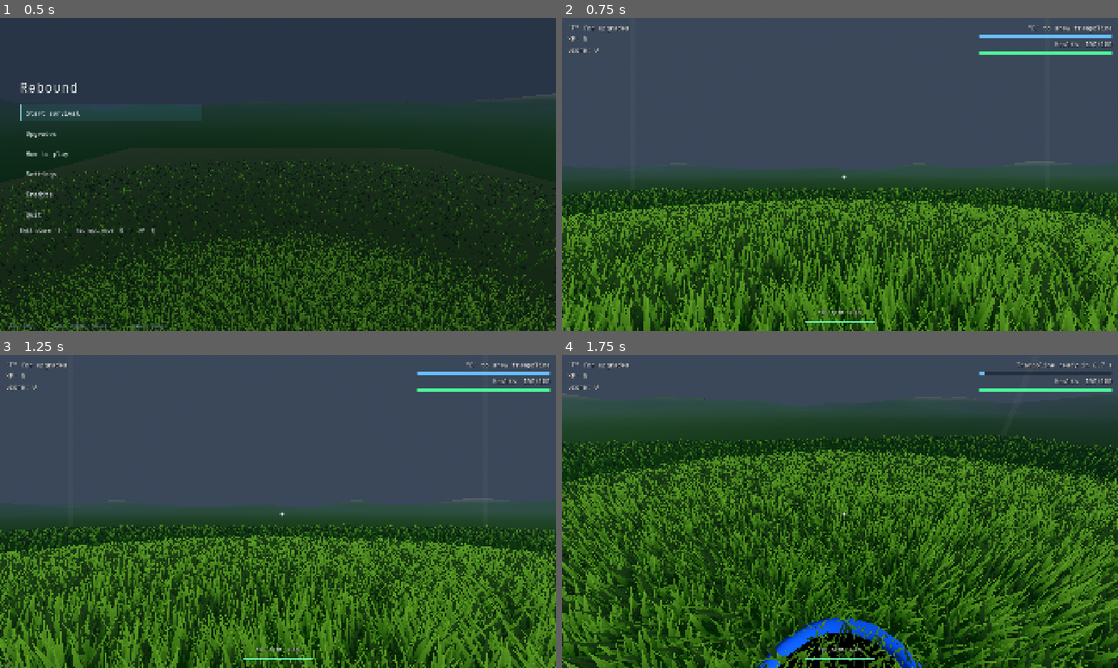
Above: before the commit, frames 1-4 (two rows, left to right).
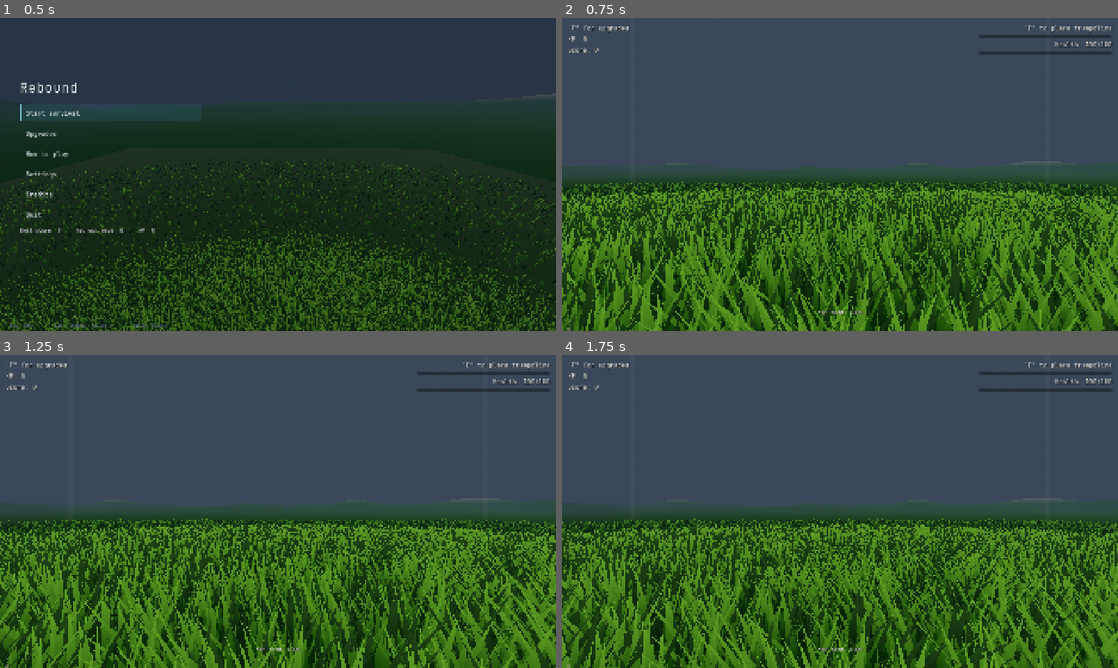
Above: after the commit, the same moments.

Repository: Error403Allowed/Rebound
Game: Godot game, scene res://UI/boot.tscn
Two runs of this game, one before a commit and one after it. Both use one fixed random seed, a clock stepped at 60 frames per second and the inputs below.
Inputs (mouse positions are in pixels of both pictures, inside the frame that each line leads up to):
- Up to frame 1 (0.5 s): no input
- Up to frame 2 (0.75 s): click "Start survival" at 0.5 s
- Up to frame 3 (1.25 s): no input
- Up to frame 4 (1.75 s): tap Enter at 1.25 s; move the mouse to (867, 511) at 1.27 s; hold W from 1.28 s (still down); tap E at 1.35 s; click (867, 511) at 1.42 s; tap Space at 1.52 s

Frame 1 is identical in both runs. In frame 2, 30% of the frame differs, in the area x 0-100%, y 2-100%; in frame 3, 29%; in frame 4, 67%.
Error after the commit: Parse Error: Could not preload resource script "res://Scenes/player_screen_effects.gd". (res://Scenes/player.gd:47)

Commit message:
Make low-health vision blur and dizziness more noticeable

Diff:
--- a/Scenes/player_screen_effects.gd
+++ b/Scenes/player_screen_effects.gd
@@ -19,23 +19,45 @@
 uniform float distortion_strength : hint_range(0.0, 1.0) = 0.0;
 uniform float time = 0.0;
 uniform sampler2D screen_texture : hint_screen_texture, filter_linear_mipmap;
+vec3 blur(sampler2D source, vec2 uv, float amount) {
+	vec2 texel = vec2(1.0) / vec2(textureSize(source, 0));
+	vec2 direction = vec2(1.0, 0.55) * texel * amount;
+	vec3 colour = texture(source, uv).rgb * 0.28;
+	colour += texture(source, uv + direction).rgb * 0.18;
+	colour += texture(source, uv - direction).rgb * 0.18;
+	colour += texture(source, uv + direction.yx).rgb * 0.18;
+	colour += texture(source, uv - direction.yx).rgb * 0.18;
+	return colour;
+}
 void fragment() {
 	vec2 uv = SCREEN_UV;
 	vec2 centre = uv - vec2(0.5);
 	float radius = length(centre) * 2.0;
-	float wobble = sin(time * 9.0 + radius * 16.0) * 0.0016;
-	uv += normalize(centre + vec2(0.0001)) * wobble * distortion_strength;
-	vec3 colour = texture(screen_texture, uv).rgb;
-	float edge = smoothstep(0.45, 1.15, radius);
 	float low = 1.0 - health_ratio;
-	float vignette = edge * (0.22 * low + 0.55 * dead_amount);
+	float damage = clamp(max(low, dead_amount), 0.0, 1.0);
+	float edge = smoothstep(0.18, 1.15, radius);
+	float angle = atan(centre.y, centre.x);
+	float sway = sin(time * 2.3 + radius * 4.0) * 0.0035;
+	float roll = sin(time * 1.7) * 0.0025;
+	float wobble = sin(time * 8.0 + radius * 17.0 + angle * 2.0) * 0.0022;
+	vec2 dizzy = vec2(cos(angle), sin(angle)) * (sway + roll) + vec2(wobble, -wobble * 0.6);
+	uv += dizzy * distortion_strength * (0.35 + edge * 0.65);
+	float blur_amount = (0.9 * damage * (0.35 + edge * 0.65) + pulse * damage * 1.4) * distortion_strength;
+	vec3 colour = blur(screen_texture, uv, blur_amount);
+	float chroma = 0.0012 * damage * distortion_strength * (0.3 + edge);
+	float red = texture(screen_texture, uv + vec2(chroma, 0.0)).r;
+	float blue = texture(screen_texture, uv - vec2(chroma, 0.0)).b;
+	colour.r = mix(colour.r, red, 0.55);
+	colour.b = mix(colour.b, blue, 0.55);
+	float vignette = edge * (0.35 * damage + 0.35 * pulse * damage + 0.55 * dead_amount);
 	colour = mix(colour, vec3(0.55, 0.03, 0.03), clamp(vignette, 0.0, 1.0));
 	float desaturate = clamp(0.22 * low + 0.75 * dead_amount, 0.0, 1.0);
 	float grey = dot(colour, vec3(0.299, 0.587, 0.114));
 	colour = mix(colour, vec3(grey), desaturate);
-	colour *= 1.0 - 0.22 * dead_amount - 0.07 * pulse * low;
+	colour *= 1.0 - 0.22 * dead_amount - 0.16 * pulse * damage;
 	COLOR = vec4(colour, 1.0);
 }
+"""
 """
 	material.shader = shader
 	var rect := ColorRect.new()
@@ -59,10 +81,11 @@
 		return
 	var low := 1.0 - health_ratio
 	var beat := 0.0
-	if health_ratio < 0.35:
-		var cycle := fmod(Time.get_ticks_msec() * 0.001, maxf(0.35, health_ratio * 1.7))
-		beat = 1.0 - absf(cycle / maxf(0.35, health_ratio * 1.7) * 2.0 - 1.0)
-		beat = pow(beat, 3.0)
+	if health_ratio < 0.55:
+		var period := maxf(0.22, health_ratio * 1.9)
+		var cycle := fmod(Time.get_ticks_msec() * 0.001, period)
+		beat = 1.0 - absf(cycle / period * 2.0 - 1.0)
+		beat = pow(beat, 1.6)
 	material.set_shader_parameter("time", Time.get_ticks_msec() * 0.001)
 	material.set_shader_parameter("pulse", beat)
-	material.set_shader_parameter("distortion_strength", clampf(low * 0.7 + float(dead) * 0.3, 0.0, 1.0))
+	material.set_shader_parameter("distortion_strength", clampf(pow(low, 1.35) * 1.0 + float(dead) * 0.35, 0.0, 1.0))
